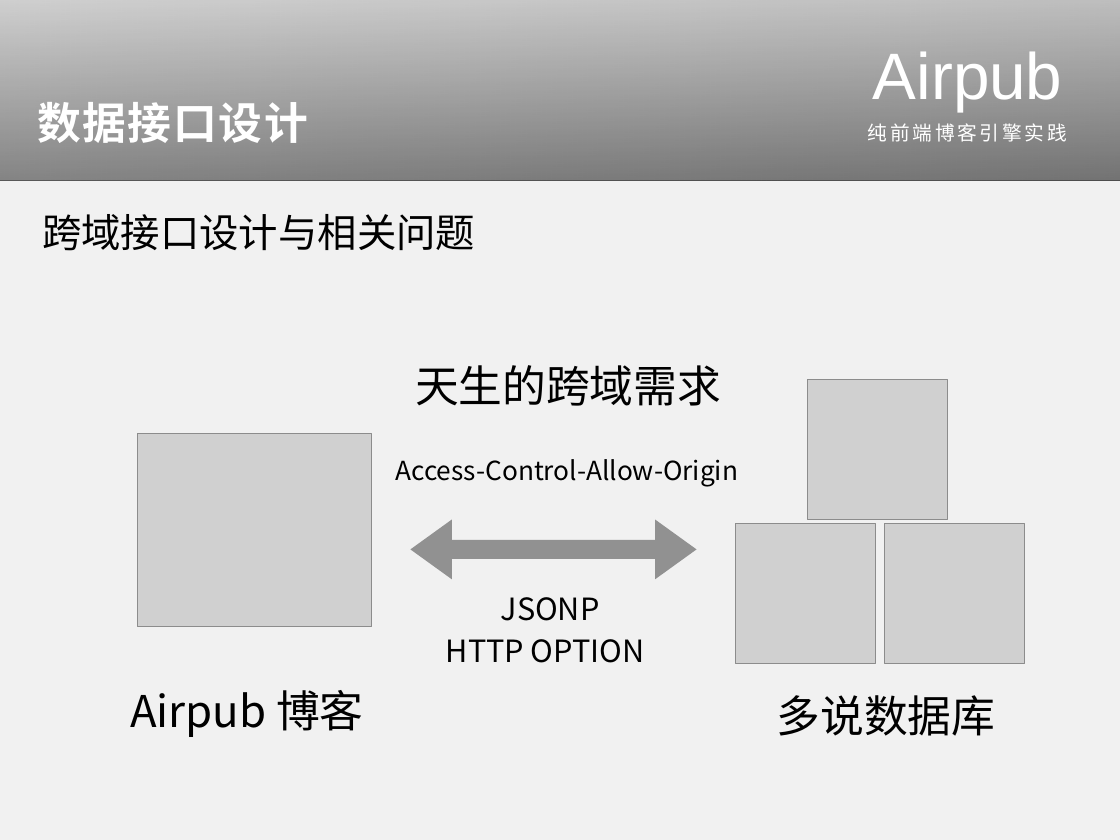
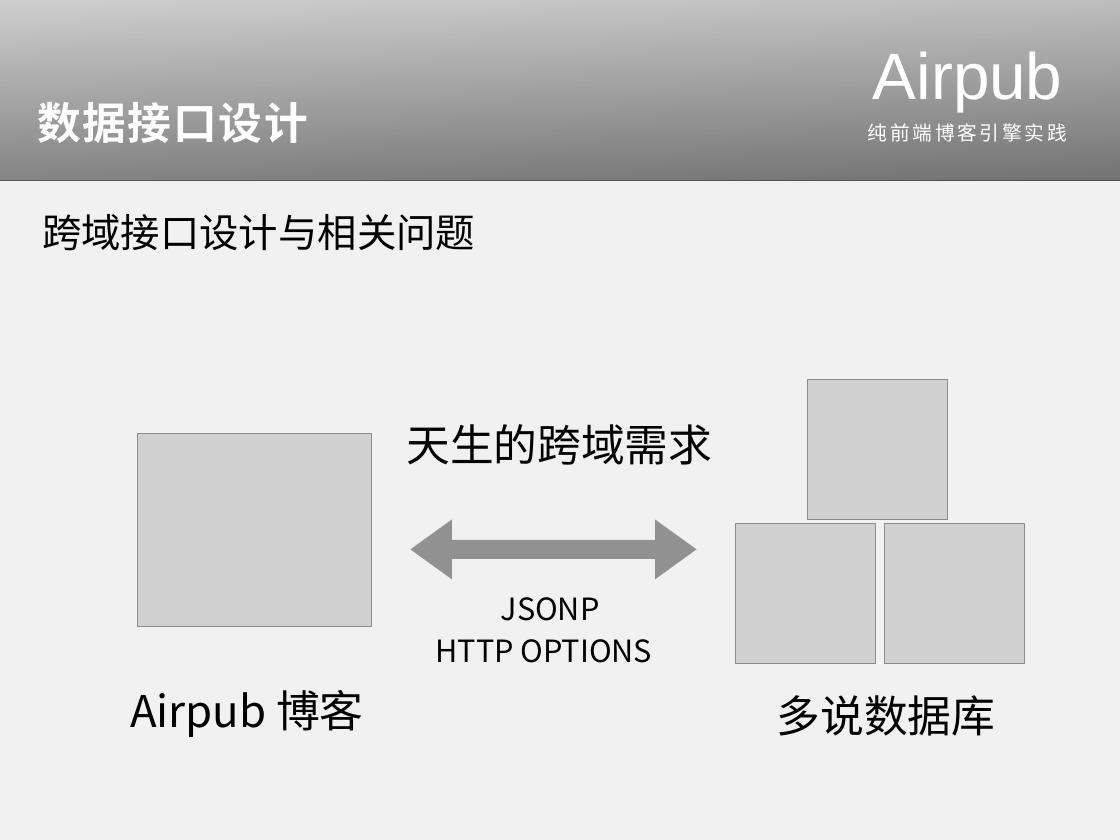
Before and after one commit to guo-yu/QConShanghai-2014, a slide deck: slide 19 of powerpoint/airpub.pptx (slide 17 before the commit). Drawn at 1120x840 pixels with LibreOffice and Linux fonts; fonts in the diff are those of the drawing; grey boxes stand for pictures. Boxes give left, top, right and bottom in pixels: in the first picture for what was removed or moved away, otherwise in the second. Text is boxed around its words. In the diff, an @@ line names an element or a change of style, - is before the commit and + after.

```diff
--- a/powerpoint/airpub.pptx
+++ b/powerpoint/airpub.pptx
@@ text "天生的跨域需求": place and size @@
-text "天生的跨域需求" at box(415, 365, 721, 406)
+text "天生的跨域需求" at box(406, 424, 712, 465)
@@ text removed at box(395, 459, 738, 487) @@
-Access-Control-Allow-Origin
@@ text at box(436, 639, 653, 663): text changed @@
-HTTP OPTION
+HTTP OPTIONS
```
Also in this commit, not shown: 8 other slides changed, 2 slides added, 43 other files.
